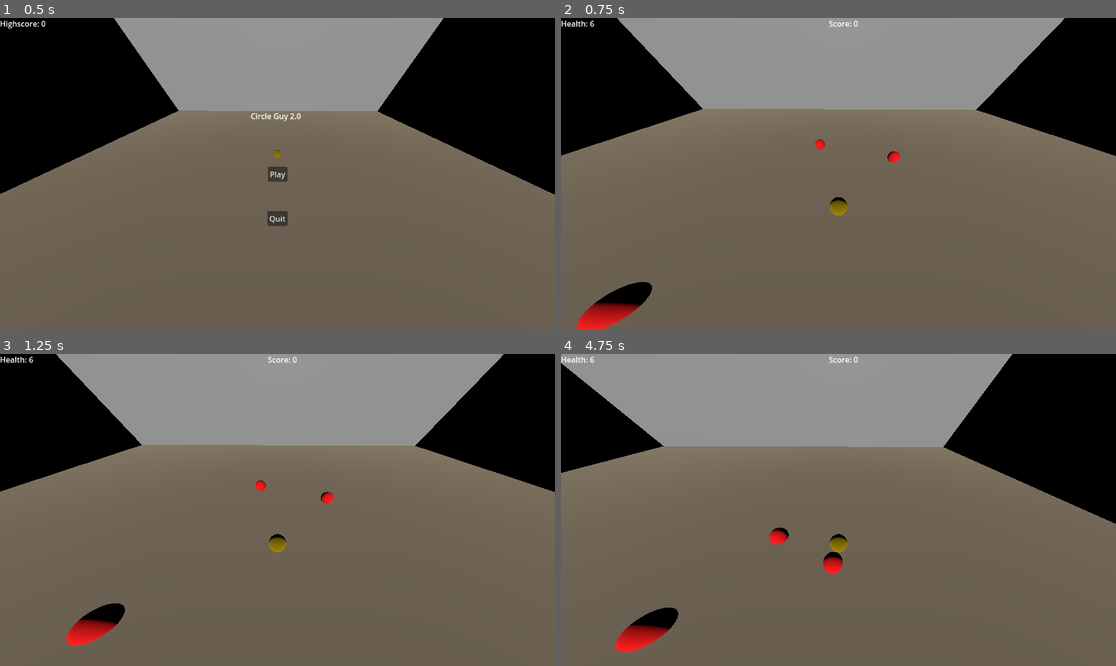
Above: before the commit, frames 1-4 (two rows, left to right).
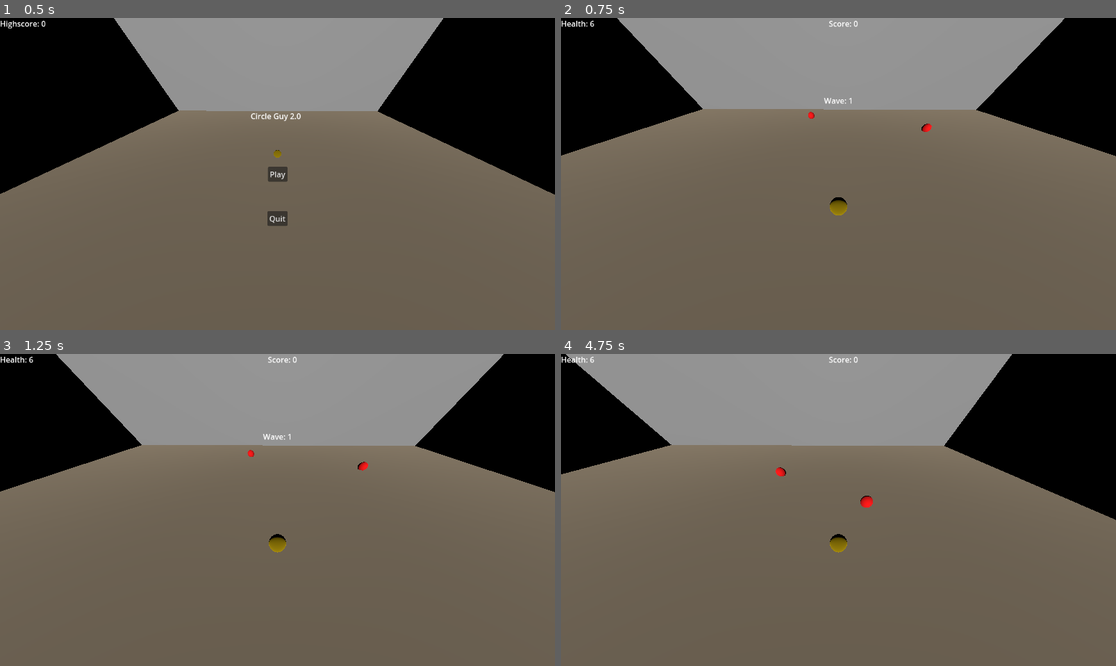
Above: after the commit, the same moments.

Repository: Jontruiz1/CircleGuy2.0
Game: Godot game, scene res://Menu.tscn
The game is run twice, just before and just after one commit, with the same random seed, the same clock (stepped at 60 frames per second) and the same inputs.
Inputs:
- Up to frame 1 (0.5 s): no input
- Up to frame 2 (0.75 s): click "Play" at 0.5 s
- Up to frame 3 (1.25 s): no input
- Up to frame 4 (4.75 s): hold D (move_right) 1.28-2.03 s; hold S (move_down) 2.03-2.78 s; hold D (move_right) 2.78-3.53 s; hold W (move_up) 3.53-4.28 s; hold A (move_left) from 4.28 s (still down)

Frame 1 is identical in both runs. In frame 2, 1.3% of the frame differs, in the area x 2-67%, y 25-100%; in frame 3, 1.0%; in frame 4, 2.5%, in the area x 0-100%, y 0-96%.

Commit message:
Wave number added and tried adding some sounds

Diff:
--- a/Test/MainScene/Bullet.gd
+++ b/Test/MainScene/Bullet.gd
@@ -9,6 +9,8 @@
 var target = null
 var source = null
 var origin = null
+var shot = null
+var hurtnoise = null
 
 #initialize the bullet
 func init(src, playerpos, shoot_input, spd, dmg):
@@ -24,6 +26,8 @@
 
 #make the bullet disappear after a 5 seconds so it doesn't lag the shit out of the game
 func _ready():
+	#shot = $ShotNoise
+	#hurtnoise = $Player/HurtNoise
 	self.look_at(target)
 	t.wait_time = 5
 	t.one_shot = true
@@ -56,8 +60,10 @@
 				"Enemy":
 					collider.health -= self.damage
 					if(collider.health <= 0): origin.score += collider.value
+					#shot.play()
 					queue_free()
 					return
+
 
 func process_move(delta):
 	self.position = Vector3(self.position.x + (delta * shoot_direction.x) * speed , self.position.y + (delta*shoot_direction.y) * speed, self.position.z + (delta * shoot_direction.z) * speed)
--- a/Test/MainScene/Bullet.tscn
+++ b/Test/MainScene/Bullet.tscn
@@ -1,6 +1,7 @@
-[gd_scene load_steps=5 format=3 uid="uid://b3vhng1l3ulg"]
+[gd_scene load_steps=6 format=3 uid="uid://b3vhng1l3ulg"]
 
 [ext_resource type="Script" path="res://MainScene/Bullet.gd" id="1_s7rlb"]
+[ext_resource type="AudioStream" uid="uid://xu7fhga8f2i4" path="res://Shot.mp3" id="2_m5aa1"]
 
 [sub_resource type="StandardMaterial3D" id="StandardMaterial3D_yx2pf"]
 albedo_color = Color(0.294118, 0.247059, 0.784314, 1)
@@ -11,6 +12,7 @@
 [sub_resource type="CapsuleShape3D" id="CapsuleShape3D_hh0ue"]
 
 [node name="Bullet" type="CharacterBody3D"]
+process_mode = 1
 transform = Transform3D(1, 0, 0, 0, 1, 0, 0, 0, 1, 0.000124931, 0.00305939, -0.00174081)
 script = ExtResource("1_s7rlb")
 
@@ -21,3 +23,7 @@
 [node name="CollisionShape3D" type="CollisionShape3D" parent="."]
 transform = Transform3D(-0.00132731, -0.149994, 0, 0.149994, -0.00132731, 0, 0, 0, 0.15, 0, 0, 0)
 shape = SubResource("CapsuleShape3D_hh0ue")
+
+[node name="ShotNoise" type="AudioStreamPlayer" parent="."]
+stream = ExtResource("2_m5aa1")
+volume_db = 5.0
--- a/Test/MainScene/Camera3D.gd
+++ b/Test/MainScene/Camera3D.gd
@@ -1,22 +1,46 @@
 extends Camera3D
+
+var gameManager = null
+
 var player = null
 var healthLabel = null
+var scoreLabel = null
+var waveLabel = null
+
 var currentHP = 0
 var currentScore = 0
-var scoreLabel = null
+var currentWave = 0
 
+var timer = Timer.new()
 
 func _ready():
+	gameManager = get_tree().get_root().get_node("GameManager")
+
 	player = $"../Player"
 	healthLabel = get_child(0)
 	scoreLabel = get_child(1)
+	waveLabel = get_child(2)
+
 	healthLabel.text = "Health: " + str(player.health)
 	scoreLabel.text = "Score: " + str(player.score)
+	waveLabel.text = "Wave: " + str(gameManager.wave)
 	currentScore = player.score
 	currentHP = player.health
+
+	timer.wait_time = 3
+	timer.one_shot = true
+	add_child(timer)
+	timer.timeout.connect(func() : waveLabel.visible = false )
 
 # Called every frame. 'delta' is the elapsed time since the previous frame.
 func _process(delta):
 	if(currentHP > player.health): healthLabel.text = "Health: " + str(player.health)
 	if(currentScore < player.score): scoreLabel.text = "Score: " + str(player.score)
+
+	if(currentWave < gameManager.wave):
+		waveLabel.text = "Wave: " + str(gameManager.wave)
+		waveLabel.visible = true
+		currentWave = gameManager.wave
+		timer.start()
+
 	self.position = Vector3(player.position.x, 6, player.position.z+2)
--- a/Test/MainScene/Enemy.tscn
+++ b/Test/MainScene/Enemy.tscn
@@ -14,6 +14,7 @@
 radius = 0.549929
 
 [node name="Enemy" type="CharacterBody3D"]
+process_mode = 1
 script = ExtResource("1_t88ca")
 
 [node name="MeshInstance3D" type="MeshInstance3D" parent="."]
--- a/Test/MainScene/Main.gd
+++ b/Test/MainScene/Main.gd
@@ -7,6 +7,7 @@
 	Color.GREEN : [2, 3, 2, 150, false],
 	Color.PURPLE : [4, 1, 4, 200, true],
 	Color.BLACK : [6, 0, 3, 250, true]
+	#Color.BROWN :[
 }
 var enemyColors = [Color.RED, Color.BLUE, Color.GREEN, Color.PURPLE, Color.BLACK]
 var powerUps = []
@@ -16,7 +17,9 @@
 var rng
 var camera
 
-# Called when the node enters the scene tree for the first time.
+signal pause()
+
+# Called when the node enters the scene tree or the first time.
 func _ready():
 	rng = RandomNumberGenerator.new()
 	rng.seed = hash(Time.get_time_string_from_system())
@@ -24,17 +27,15 @@
 	spawnWave()
 
 func spawnWave():
-	for n in range(wave*3):
-		var enemyVariety
-		if wave >= enemyColors.size(): enemyVariety = rng.randf_range(0, enemyColors.size())
-		else: enemyVariety = rng.randf_range(0, wave)
+	for n in range(wave*4):
+		var enemyVariety = rng.randf_range(0, wave)
+		enemyVariety = clamp(enemyVariety, 0, enemyColors.size()-1)
+		var enemy_x = rng.randf_range(-27, 27)
+		var enemy_z = rng.randf_range(-20, 20)
 
-		var enemy_x = rng.randf_range(-12, 12)
-		var enemy_z = rng.randf_range(-9, 9)
-
-		while(pow((enemy_x - player.position.x), 2) + pow((enemy_z - player.position.z), 2) < pow(7, 2)):
-			enemy_x = rng.randf_range(-12, 12)
-			enemy_z = rng.randf_range(-9, 9)
+		while(pow((enemy_x - player.position.x), 2) + pow((enemy_z - player.position.z), 2) < pow(10, 2)):
+			enemy_x = rng.randf_range(-27, 27)
+			enemy_z = rng.randf_range(-20, 20)
 
 		var enemyColor = enemyColors[enemyVariety]
 		var enemy = preload("res://MainScene/Enemy.tscn").instantiate()
@@ -48,7 +49,6 @@
 		get_tree().paused = not (get_tree().paused)
 
 func _process(_delta):
-
 	if(enemyCount == 0):
 		wave += 1
 		spawnWave()
--- a/Test/MainScene/Main.tscn
+++ b/Test/MainScene/Main.tscn
@@ -1,7 +1,8 @@
-[gd_scene load_steps=10 format=3 uid="uid://c7sfquecmyevw"]
+[gd_scene load_steps=11 format=3 uid="uid://c7sfquecmyevw"]
 
 [ext_resource type="Script" path="res://MainScene/Main.gd" id="1_l1vgf"]
 [ext_resource type="PackedScene" uid="uid://dwipgp8vfg4ky" path="res://MainScene/Player.tscn" id="2_cldc5"]
+[ext_resource type="AudioStream" uid="uid://bp86baaa7jbmm" path="res://Hurt.wav" id="3_kit6j"]
 [ext_resource type="Script" path="res://MainScene/Camera3D.gd" id="3_stuor"]
 [ext_resource type="PackedScene" uid="uid://ctyndqylo8n5n" path="res://MainScene/SideWalls.tscn" id="4_q5l4h"]
 [ext_resource type="PackedScene" uid="uid://do6yti2hwvnnn" path="res://MainScene/TopWall.tscn" id="5_l8k5i"]
@@ -18,9 +19,11 @@
 size = Vector3(2.6, 1, 1.9)
 
 [node name="GameManager" type="Node3D"]
+process_mode = 3
 script = ExtResource("1_l1vgf")
 
 [node name="Floor" type="StaticBody3D" parent="."]
+process_mode = 1
 
 [node name="CollisionShape3D" type="CollisionShape3D" parent="Floor"]
 transform = Transform3D(1, 0, 0, 0, 1, 0, 0, 0, 1, -0.138974, -0.149954, 0)
@@ -31,12 +34,19 @@
 mesh = SubResource("BoxMesh_b8n83")
 
 [node name="DirectionalLight3D" type="DirectionalLight3D" parent="."]
+process_mode = 1
 transform = Transform3D(1, 0, 0, 0, 0.950943, 0.309366, 0, -0.309366, 0.950943, 0, 2.55679, 6.62779)
 
 [node name="Player" parent="." instance=ExtResource("2_cldc5")]
+process_mode = 1
 transform = Transform3D(1, 0, 0, 0, 1, 0, 0, 0, 1, 0, 0.923919, 0)
 
+[node name="HurtNoise" type="AudioStreamPlayer" parent="Player"]
+stream = ExtResource("3_kit6j")
+volume_db = 5.0
+
 [node name="Camera3D" type="Camera3D" parent="."]
+process_mode = 1
 transform = Transform3D(1, 0, 0, 0, 0.644377, 0.764708, 0, -0.764708, 0.644377, 0, 8.42707, 9.745)
 fov = 118.782
 script = ExtResource("3_stuor")
@@ -56,7 +66,20 @@
 grow_horizontal = 2
 text = "Score: "
 
+[node name="Wave" type="Label" parent="Camera3D"]
+visible = false
+anchors_preset = 5
+anchor_left = 0.5
+anchor_right = 0.5
+offset_left = -20.0
+offset_top = 160.0
+offset_right = 20.0
+offset_bottom = 183.0
+grow_horizontal = 2
+text = "Wave: "
+
 [node name="Walls" type="Node" parent="."]
+process_mode = 1
 
 [node name="LeftWall" parent="Walls" instance=ExtResource("4_q5l4h")]
 transform = Transform3D(1, 0, 0, 0, 1, 0, 0, 0, 1, -27.6152, 1.67972, -0.00639725)
--- a/Test/MainScene/Player.gd
+++ b/Test/MainScene/Player.gd
@@ -11,11 +11,15 @@
 var damage = 1
 var score = 0
 var save_path = "user://score.save"
+var hurt = null
 
 # Get the gravity from the project settings to be synced with RigidBody nodes.
 var gravity = ProjectSettings.get_setting("physics/3d/default_gravity")
 
 func _ready():
+
+	hurt = $HurtNoise
+
 	# iFrame cooldown
 	iFrame.wait_time = 1
 	iFrame.one_shot = true
@@ -79,6 +83,7 @@
 				if(iFrame.is_stopped()):
 					health -= collider.damage
 					iFrame.start()
+					hurt.play()
 
 func game_over():
 	var highscore = 0
Not shown, added: Test/Hurt.wav.import
Not shown, added: Test/Shot.mp3.import
Not shown, changed: .gitignore
Not shown, added: Test/Hurt.wav
Not shown, added: Test/Shot.mp3
